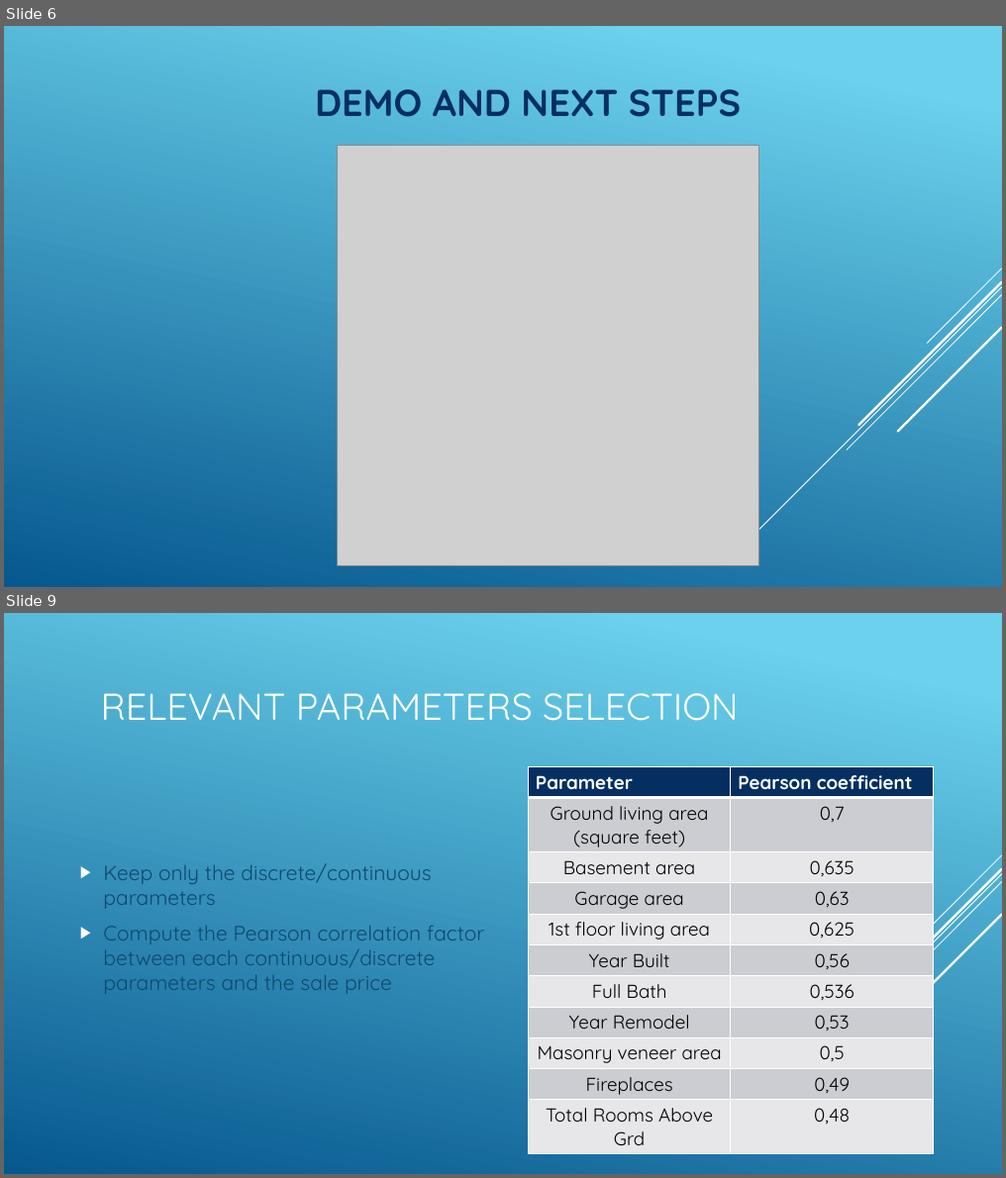
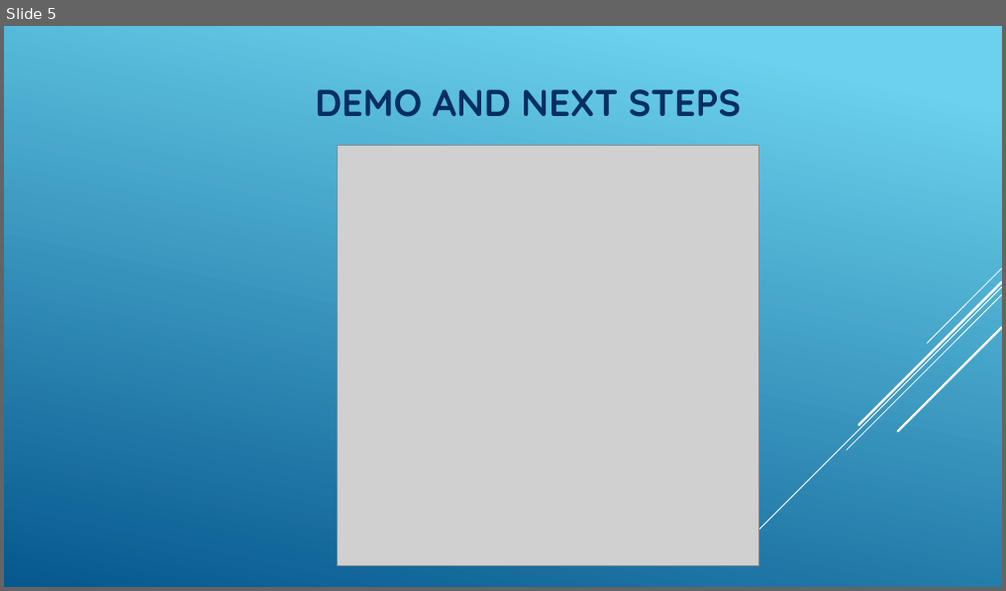
Before and after one commit to CherubiniArt/mini_project_m05, a slide deck: doc/project_status_21_09_2020.pptx. Shown one above the other, each under a label of ours: slides 6 and 9 before the commit, slide 5 after it; the slides between them are not shown. The pictures are 1006x1178 and 1006x591 pixels, drawn with LibreOffice and Linux fonts; fonts in the diff are those of the drawing; grey boxes stand for pictures. Boxes give left, top, right and bottom in pixels: in the first picture for what was removed or moved away, otherwise in the second. Text is boxed around its words. In the diff, an @@ line names an element or a change of style, - is before the commit and + after.

```diff
--- a/doc/project_status_21_09_2020.pptx
+++ b/doc/project_status_21_09_2020.pptx
@@ slide 9 removed at [4, 613, 1002, 1174], background gradient #6ED2EB to #06588E; not listed: 5 template elements that a slide beside it also shows @@
@@ title removed at [101, 693, 739, 721] @@
-RELEVANT PARAMETERS SELECTION
@@ table removed at [528, 767, 934, 1164], 11 rows, 2 columns @@
-Parameter | Pearson coefficient
-Ground living area (square feet) | 0,7
-Basement area | 0,635
-Garage area | 0,63
-1st floor living area | 0,625
-Year Built | 0,56
-Full Bath | 0,536
-Year Remodel | 0,53
-Masonry veneer area | 0,5
-Fireplaces | 0,49
-Total Rooms Above Grd | 0,48
@@ text removed at [103, 864, 485, 994] @@
-▶ Keep only the discrete/continuous parameters
-▶ Compute the Pearson correlation factor between each continuous/discrete parameters and the sale price
@@ what was slide 6 is now slide 5 @@
```
Also in this commit, not shown: 4 slides changed, 3 other slides removed.
